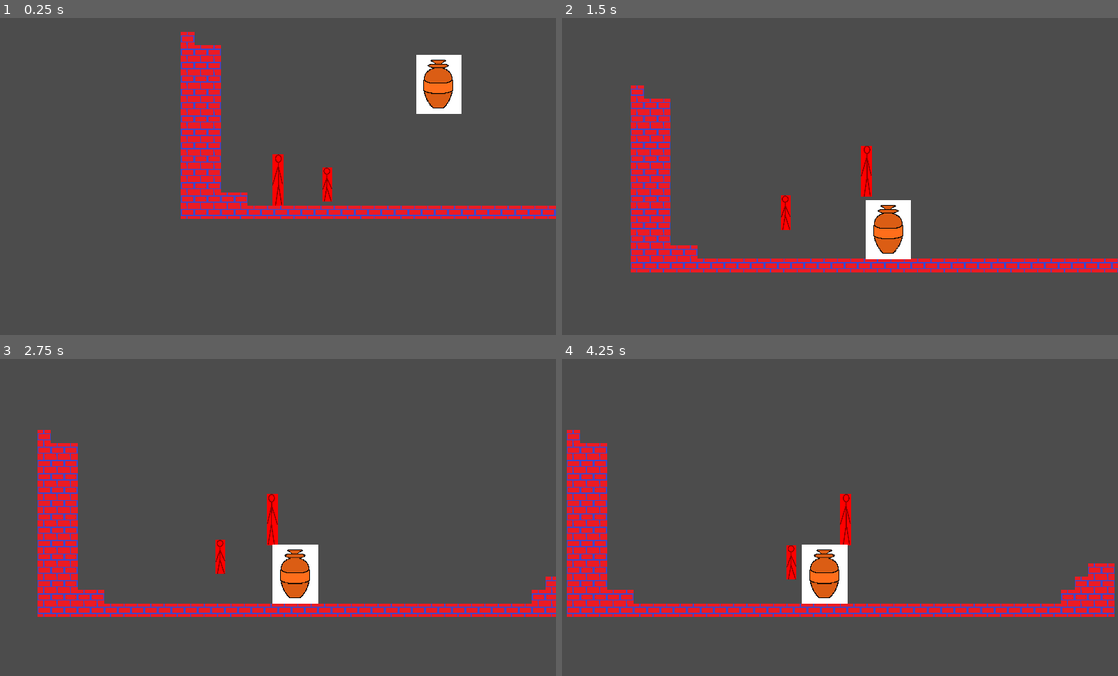
Above: before the commit, frames 1-4 (two rows, left to right).
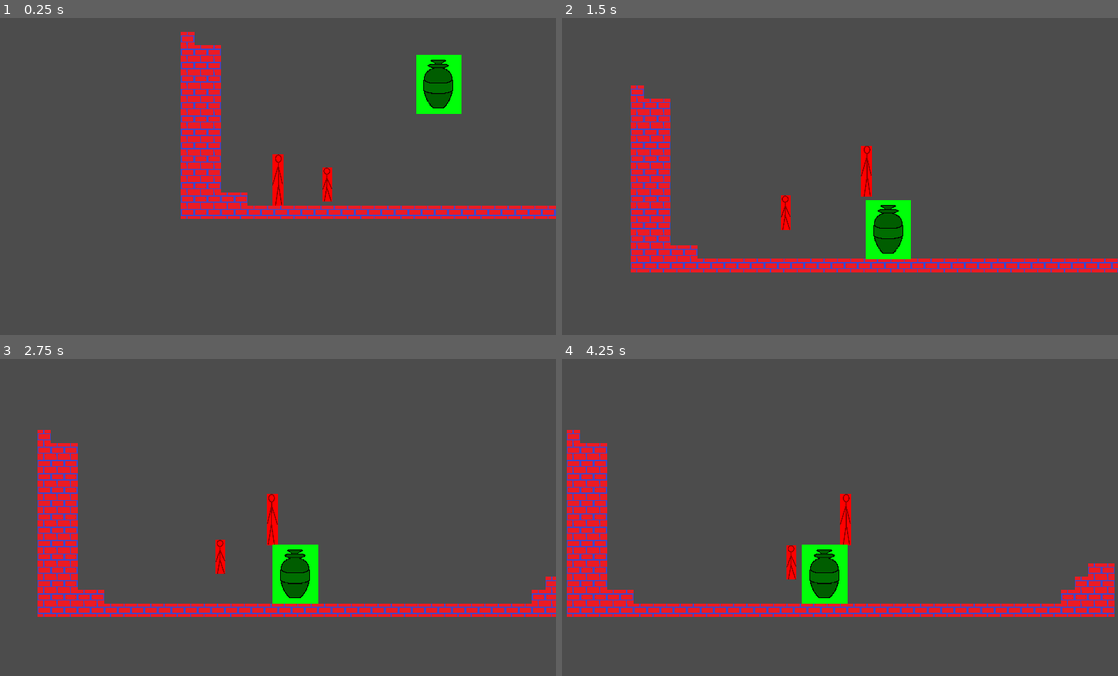
Above: after the commit, the same moments.

Repository: EyeBallTank/PROJECT-NORTUBEL-main-ish
Game: Godot game, scene res://src/levels/LevelTemplate3.tscn
Same seed, same stepped clock (60 frames per second), same inputs: the game is played once before the commit and once after it. This scene is started directly instead of the project's main scene.
Inputs:
- Up to frame 1 (0.25 s): no input
- Up to frame 2 (1.5 s): hold F (followme) 0.53-1.28 s; hold Right (right) from 0.53 s (still down); tap Up (jumpup) at 0.77 s; tap S (standstill) at 1.35 s
- Up to frame 3 (2.75 s): tap Up (jumpup) at 1.52 s; release Right (right) at 2.03 s; hold Left (left) from 2.03 s (still down); hold F (followme) from 2.03 s (still down)
- Up to frame 4 (4.25 s): release Left (left) at 2.78 s; release F (followme) at 2.78 s; hold Right (right) from 2.78 s (still down); tap S (standstill) at 2.85 s; tap Up (jumpup) at 3.02, 3.77 s; hold F (followme) from 3.53 s (still down)

The runs differ from the first frame. In frame 1, 1.4% of the frame differs, in the area x 74-83%, y 11-31%; in frame 2, 1.4%; in frame 3, 1.5%; in frame 4, 1.5%, in the area x 43-52%, y 58-78%.

Commit message:
not much

Diff:
--- a/src/level_objects/PushableCopy.tscn
+++ b/src/level_objects/PushableCopy.tscn
@@ -18,6 +18,7 @@
 script = ExtResource( 2 )
 
 [node name="Sprite" type="Sprite" parent="."]
+modulate = Color( 0, 1, 0.0392157, 1 )
 texture = ExtResource( 1 )
 
 [node name="topside" type="CollisionShape2D" parent="."]
